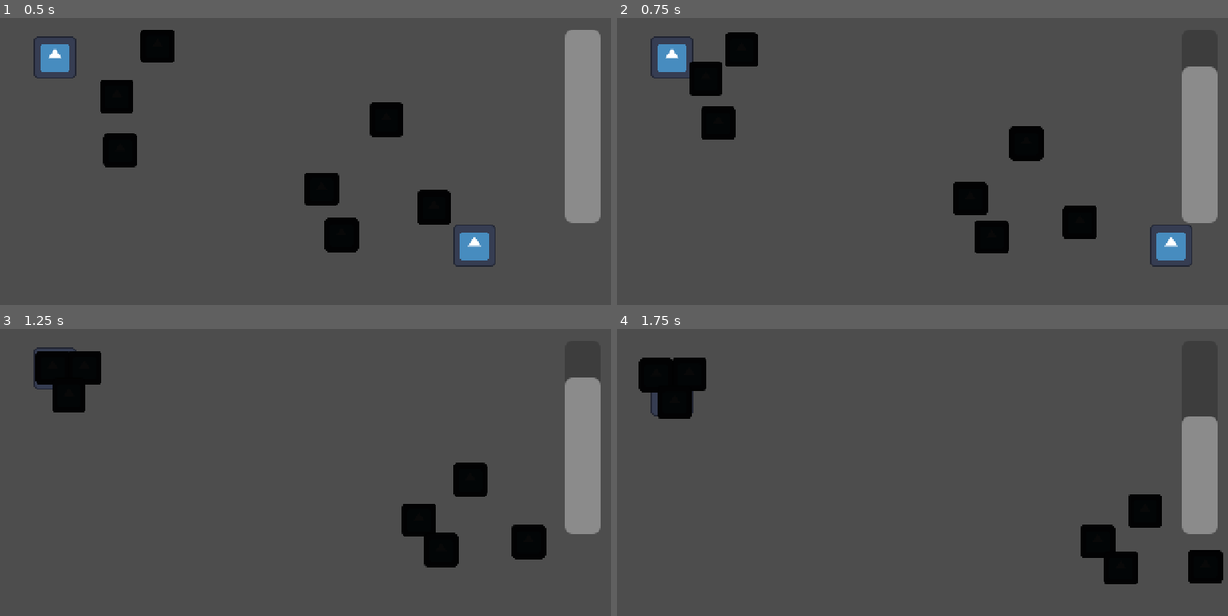
Above: before the commit, frames 1-4 (two rows, left to right).
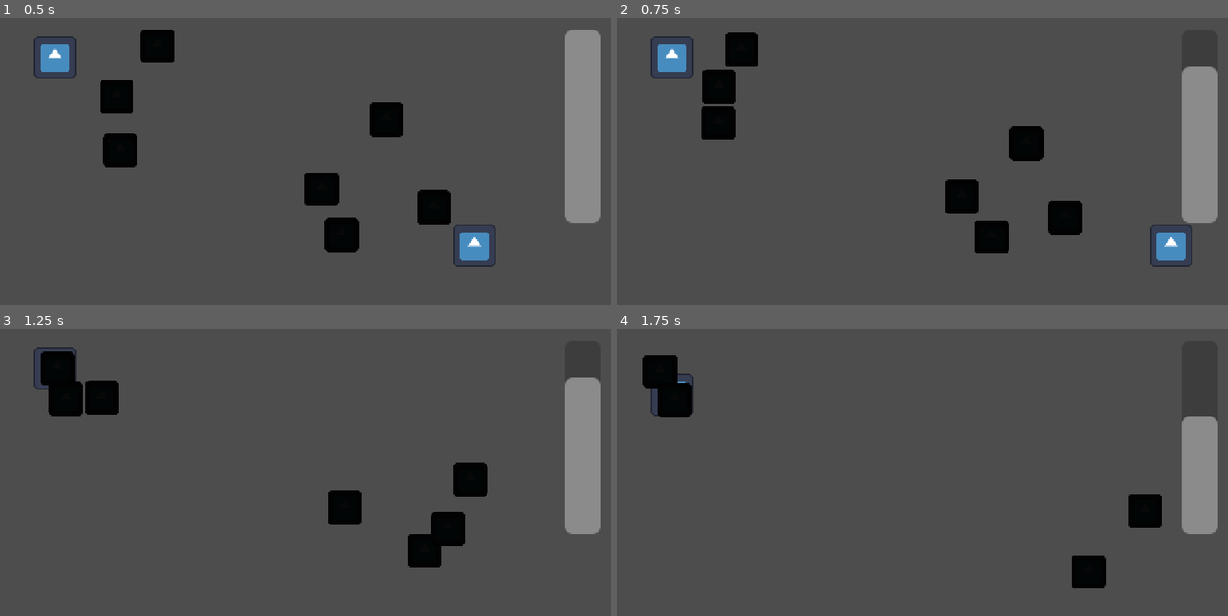
Above: after the commit, the same moments.

Repository: wall-daniel/AbyssalPixelJam9
Game: Godot game, scene res://Scenes/game.tscn
The game is run twice, just before and just after one commit, with the same random seed, the same clock (stepped at 60 frames per second) and the same inputs. The engine's default icon, where the game draws it, is replaced by a stand-in: a white triangle on a blue panel in a dark square.
Inputs:
- Up to frame 1 (0.5 s): no input
- Up to frame 2 (0.75 s): hold Right (p1-right) from 0.53 s (still down); tap Space (zap) at 0.6 s
- Up to frame 3 (1.25 s): keep holding Right (p1-right)
- Up to frame 4 (1.75 s): release Right (p1-right) at 1.28 s; hold Down (p1-down) from 1.28 s (still down); tap S (p2-down) at 1.35 s; tap Space (zap) at 1.55 s

Frame 1 is identical in both runs. In frame 2, 1.7% of the frame differs, in the area x 11-79%, y 15-78%; in frame 3, 4.1%, in the area x 5-90%, y 7-84%; in frame 4, 3.1%.

Commit message:
fixed zap error

Diff:
--- a/Scenes/game.tscn
+++ b/Scenes/game.tscn
@@ -7,8 +7,6 @@
 
 [node name="Game" type="Node2D"]
 script = ExtResource("1_ps43w")
-
-[node name="UI" parent="." instance=ExtResource("2_3qgy2")]
 
 [node name="Player2" parent="." instance=ExtResource("1_1c0dr")]
 position = Vector2(61, 83)
@@ -42,5 +40,7 @@
 [node name="Spawn7" parent="SpawnLocation" instance=ExtResource("5_er2mk")]
 position = Vector2(310, 162)
 
+[node name="UI" parent="SpawnLocation" instance=ExtResource("2_3qgy2")]
+
 [connection signal="zap" from="Player1" to="." method="_on_player_1_zap"]
-[connection signal="zap" from="Player1" to="UI" method="_on_player_1_zap"]
+[connection signal="zap" from="Player1" to="SpawnLocation/UI" method="_on_player_1_zap"]
--- a/Scenes/ui.tscn
+++ b/Scenes/ui.tscn
@@ -19,5 +19,6 @@
 grow_vertical = 2
 rotation = 1.5708
 max_value = 5.0
+value = 5.0
 fill_mode = 1
 show_percentage = false
--- a/Scripts/game.gd
+++ b/Scripts/game.gd
@@ -11,6 +11,5 @@
 	instance.get_child(0).shape.b = player_2.global_position
 	add_child(instance)
 
-
-func _on_player_1_zap():
+func _on_player_1_zap(_n_zap):
 	zap()
--- a/Scripts/player1.gd
+++ b/Scripts/player1.gd
@@ -1,6 +1,6 @@
 extends CharacterBody2D
 
-signal zap(int)
+signal zap(n_zap)
 
 const SPEED = 300.0
 const MAX_HEALTH = 100
